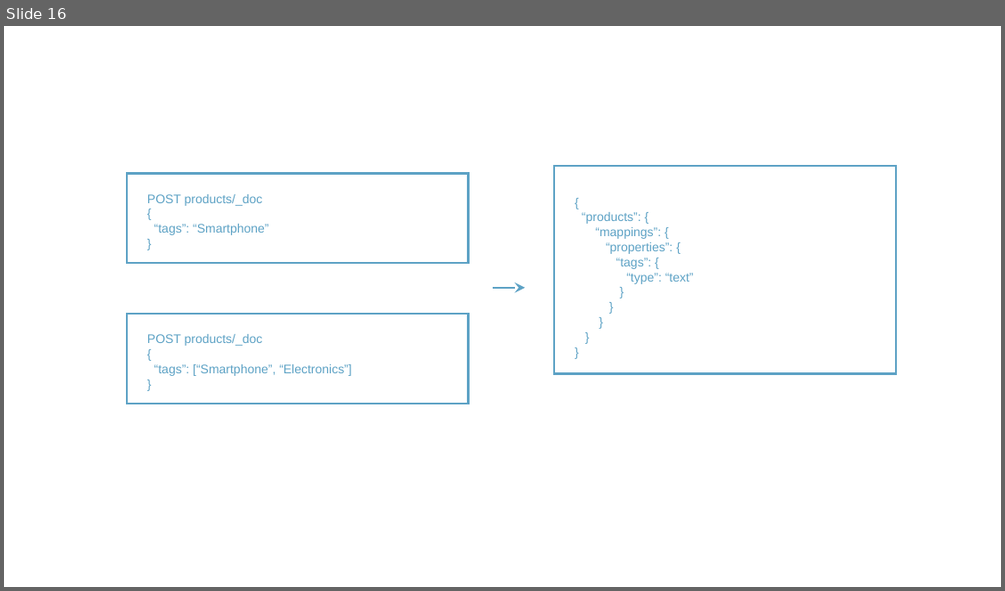
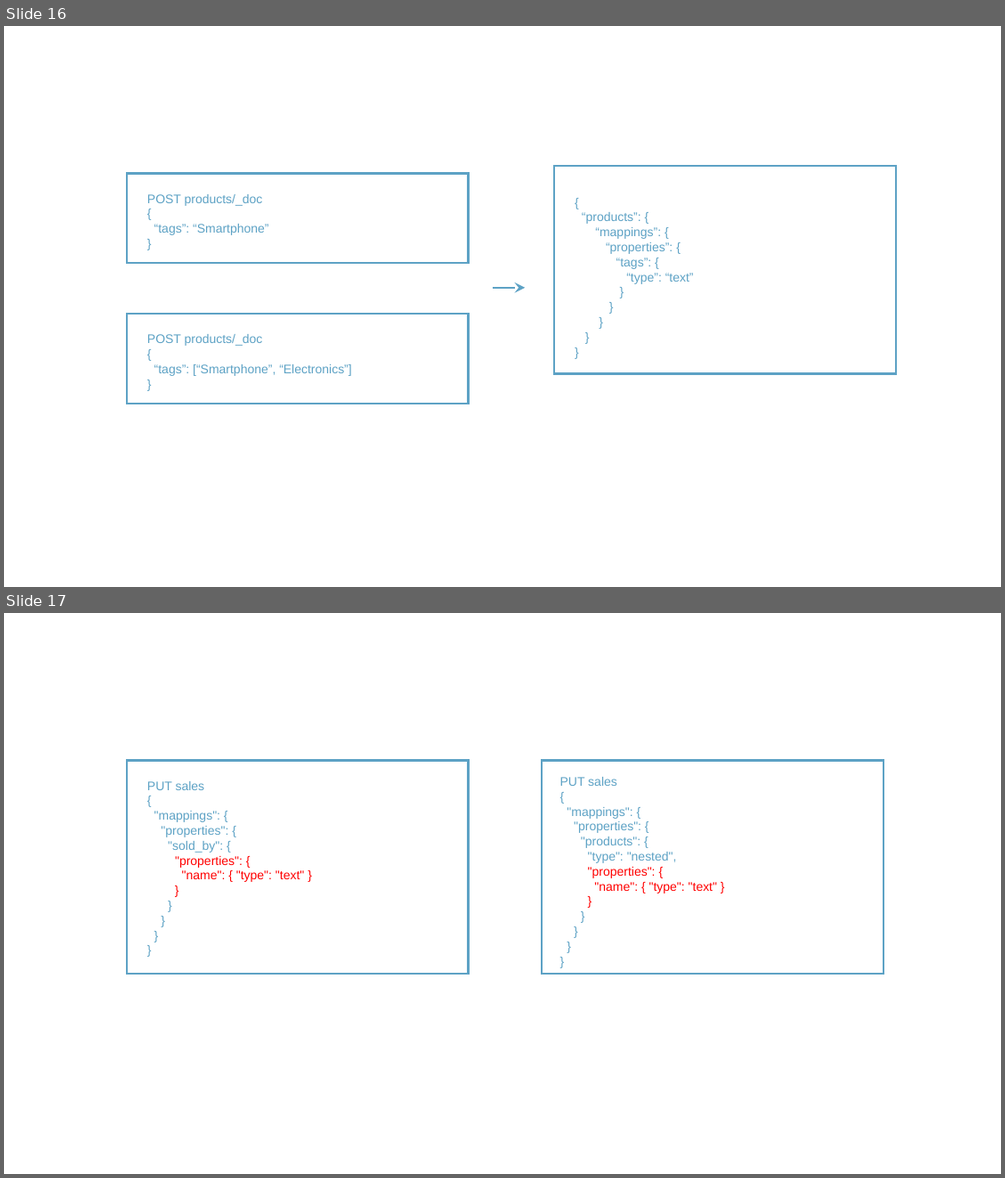
Before and after one commit to rudaks-han/book-summary, a slide deck: complete-guide-to-elasticsearch/프레젠테이션1.pptx. Shown one above the other, each under a label of ours: slide 16 before the commit, slides 16 and 17 after it. The pictures are 1005x591 and 1005x1178 pixels, drawn with LibreOffice and Linux fonts; fonts in the diff are those of the drawing. Boxes give left, top, right and bottom in pixels: in the first picture for what was removed or moved away, otherwise in the second. Text is boxed around its words. In the diff, an @@ line names an element or a change of style, - is before the commit and + after.

```diff
--- a/complete-guide-to-elasticsearch/프레젠테이션1.pptx
+++ b/complete-guide-to-elasticsearch/프레젠테이션1.pptx
@@ slide 17 added at (4, 613, 1001, 1174), background #FFFFFF @@
@@ rectangle added at (127, 761, 469, 973), outline #5DA2C5 2 pt @@
@@ rectangle added at (542, 761, 883, 973), outline #5DA2C5 2 pt @@
@@ text added at (147, 781, 304, 882), 12 pt, text #5DA2C5 @@
+PUT sales
+{
+"mappings": {
+"properties": {
+"sold_by": {
+"properties": {
+"name": { "type": "text" }
+}
+}
+}
+}
+}
@@ text added at (560, 777, 717, 893), 12 pt, text #5DA2C5 @@
+PUT sales
+{
+"mappings": {
+"properties": {
+"products": {
+"type": "nested",
+"properties": {
+"name": { "type": "text" }
+}
+}
+}
+}
+}
```
Also in this commit, not shown: 1 other slide added.
